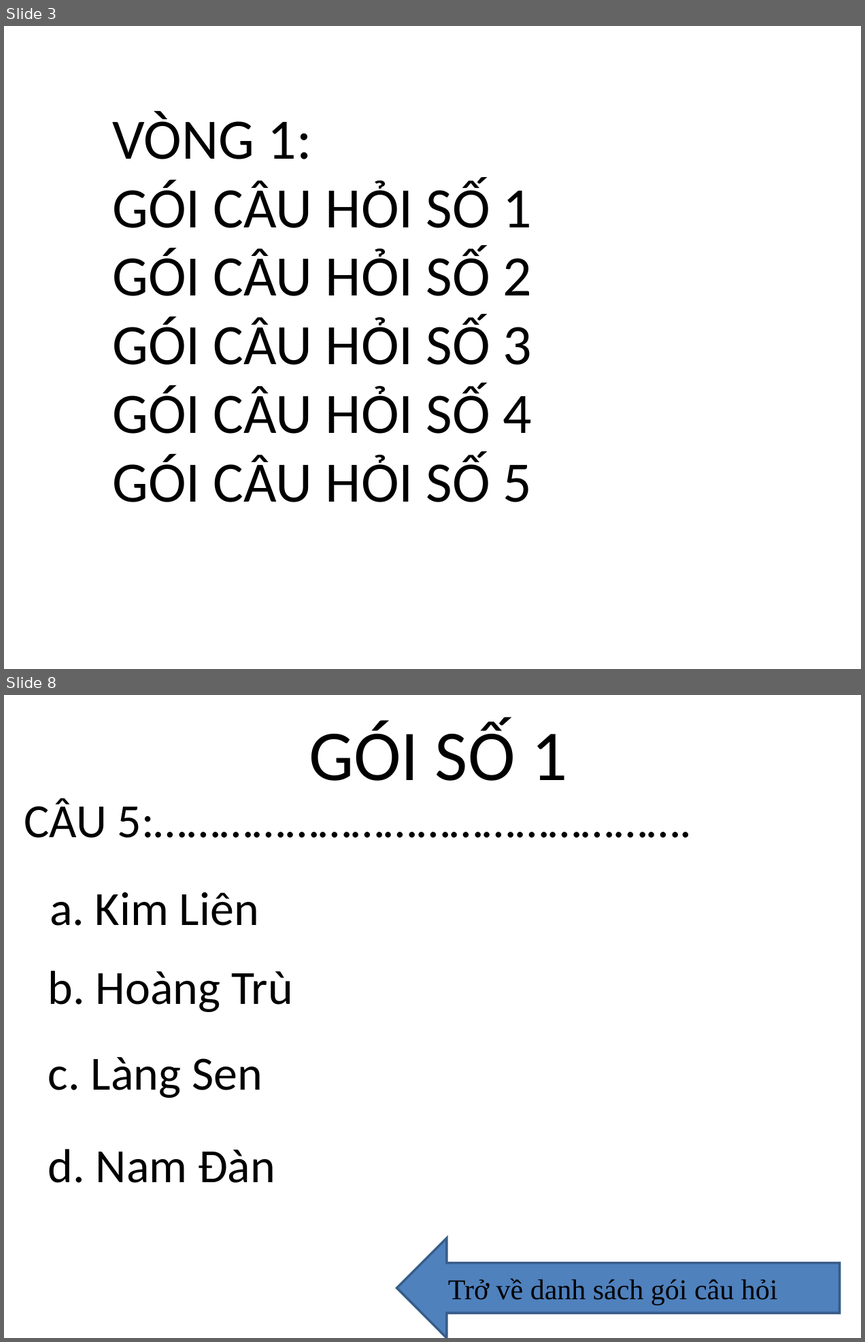
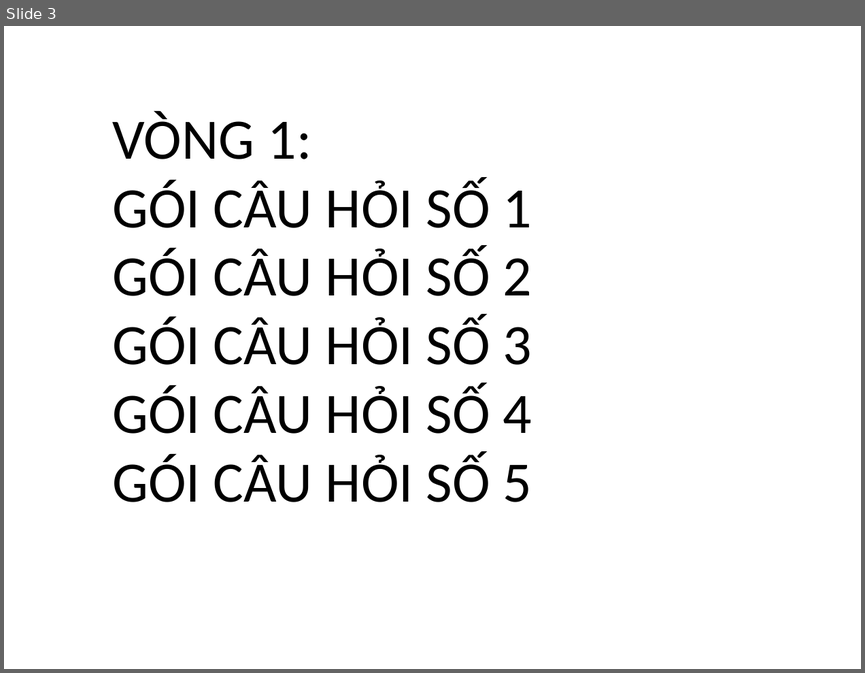
Before and after one commit to huytt/giao-an, a slide deck: hoi_thi.ppt. Shown one above the other, each under a label of ours: slides 3 and 8 before the commit, slide 3 after it; the slides between them are not shown. The pictures are 865x1342 and 865x673 pixels, drawn with LibreOffice and Linux fonts; fonts in the diff are those of the drawing; background and template pictures are left out. Boxes give left, top, right and bottom in pixels: in the first picture for what was removed or moved away, otherwise in the second. Text is boxed around its words. In the diff, an @@ line names an element or a change of style, - is before the commit and + after.

```diff
--- a/hoi_thi.ppt
+++ b/hoi_thi.ppt
@@ slide 8 removed at bbox=[4, 695, 861, 1338], background #FFFFFF @@
@@ text removed at bbox=[309, 720, 567, 781] @@
-GÓI SỐ 1
@@ text removed at bbox=[24, 798, 691, 838] @@
-CÂU 5:………………………………………….
@@ text removed at bbox=[50, 892, 259, 926] @@
-a. Kim Liên
@@ text removed at bbox=[48, 970, 293, 1012] @@
-b. Hoàng Trù
@@ text removed at bbox=[48, 1057, 262, 1098] @@
-c. Làng Sen
@@ text removed at bbox=[48, 1149, 275, 1183] @@
-d. Nam Đàn
@@ left arrow removed at bbox=[396, 1238, 839, 1338] @@
@@ text removed at bbox=[448, 1278, 778, 1305] @@
-Trở về danh sách gói câu hỏi
```
Also in this commit, not shown: 2 slides changed, 11 slides added, 3 other slides removed.
